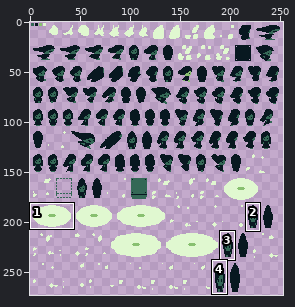
File history of a sprite sheet, assets/textures.png. The picture above shows the old version from afar; the outline marks the close-up.
Close-up. Earlier state:
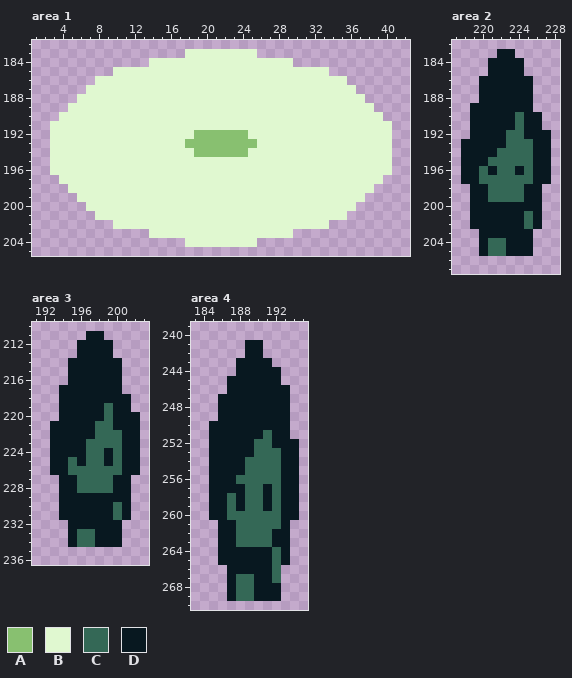
The file is 253x273 pixels. Shown: area 1: x 1..42, y 182..205; area 2: x 217..228, y 182..207; area 3: x 191..203, y 210..236; area 4: x 183..195, y 239..270. The commit also changed other parts of the picture, which this record leaves out.
Palette (. is transparent): A #88c070  B #e0f8d0  C #346856  D #081820
Once edited:
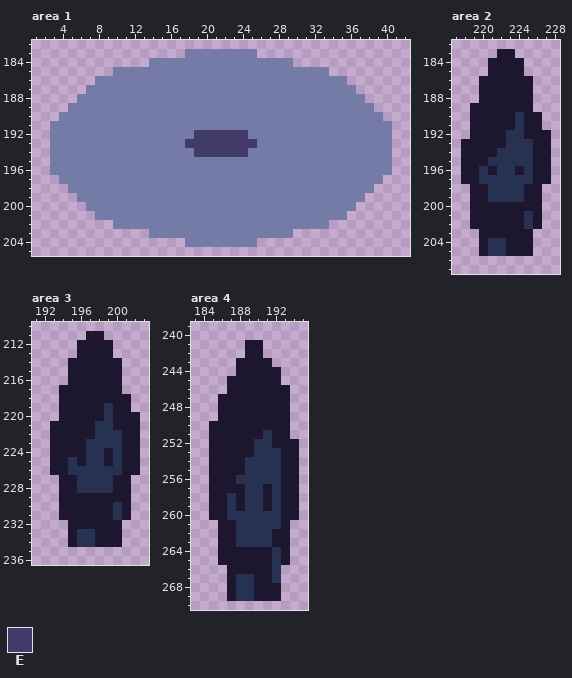
Colours new in this view: E #423b69
From old to new:
{"colour":"B","old":"#e0f8d0","new":"#747ba6"}
{"colour":"C","old":"#346856","new":"#273152"}
{"colour":"D","old":"#081820","new":"#1c162e"}
{"where": "area 1"}
{"y":192,"x":19,"old":"AAAAAA","new":"EEEEEE"}
{"y":193,"x":18,"old":"AAAAAAAA","new":"EEEEEEEE"}
{"y":194,"x":19,"old":"AAAAAA","new":"EEEEEE"}
{"label":"changed","picture_box":[50,49,392,247]}
{"label":"changed","picture_box":[461,49,551,256]}
{"label":"changed","picture_box":[50,331,140,547]}
{"label":"changed","picture_box":[209,340,299,601]}
